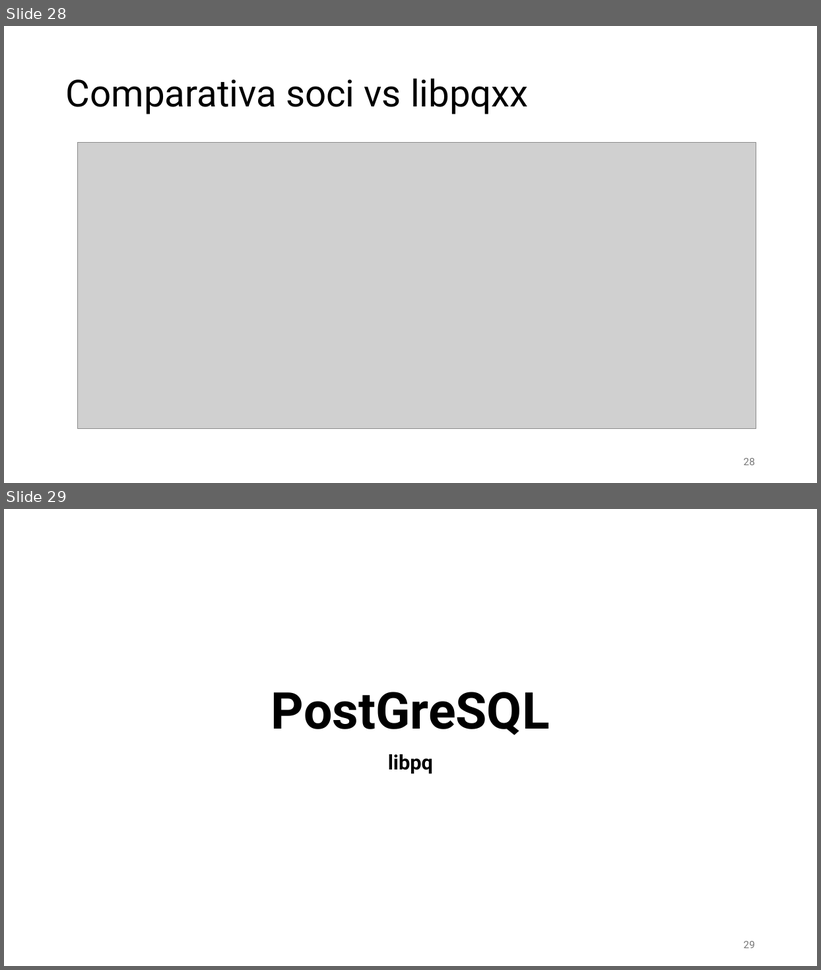
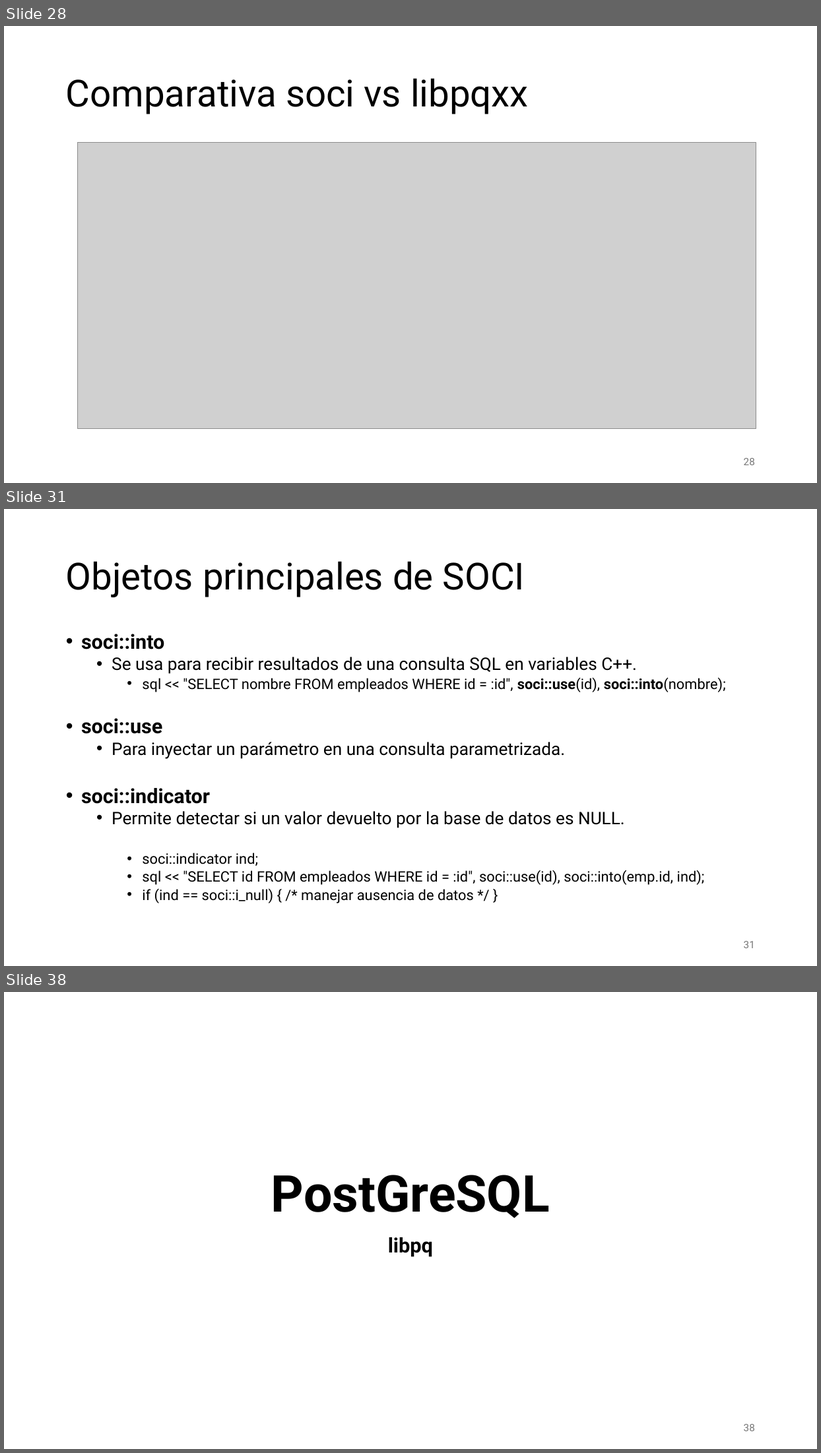
Before and after one commit to aldebarran22/CURSO_CPP_SERVICIOS_30H, a slide deck: doc/4_Gestion_estado_persistencia.pptx. Shown one above the other, each under a label of ours: slides 28 and 29 before the commit, slides 28, 31 and 38 after it; the slides between them are not shown. The pictures are 821x970 and 821x1453 pixels, drawn with LibreOffice and Linux fonts; fonts in the diff are those of the drawing; grey boxes stand for pictures. Boxes give left, top, right and bottom in pixels: in the first picture for what was removed or moved away, otherwise in the second. Text is boxed around its words. In the diff, an @@ line names an element or a change of style, - is before the commit and + after.

```diff
--- a/doc/4_Gestion_estado_persistencia.pptx
+++ b/doc/4_Gestion_estado_persistencia.pptx
@@ slide 31 added at <box>4,509,817,966</box>, background #FFFFFF @@
@@ title added at <box>66,561,525,597</box>, 44 pt, text #000000 @@
+Objetos principales de SOCI
@@ text added at <box>81,634,726,904</box>, 17 pt, text #000000 @@
+• soci::into
+  • Se usa para recibir resultados de una consulta SQL en variables C++.
+    • sql << "SELECT nombre FROM empleados WHERE id = :id", soci::use(id), soci::into(nombre);
+• soci::use
+  • Para inyectar un parámetro en una consulta parametrizada.
+• soci::indicator
+  • Permite detectar si un valor devuelto por la base de datos es NULL.
+    • soci::indicator ind;
+    • sql << "SELECT id FROM empleados WHERE id = :id", soci::use(id), soci::into(emp.id, ind);
+    • if (ind == soci::i_null) { /* manejar ausencia de datos */ }
@@ page number added at <box>744,941,755,949</box>, 12 pt, text #797979 @@
+31
@@ what was slide 29 is now slide 38 @@
@@ page number at <box>744,1424,755,1432</box>: text changed @@
-29
+38
```
Also in this commit, not shown: 2 slides changed, 8 other slides added, 7 other files.
